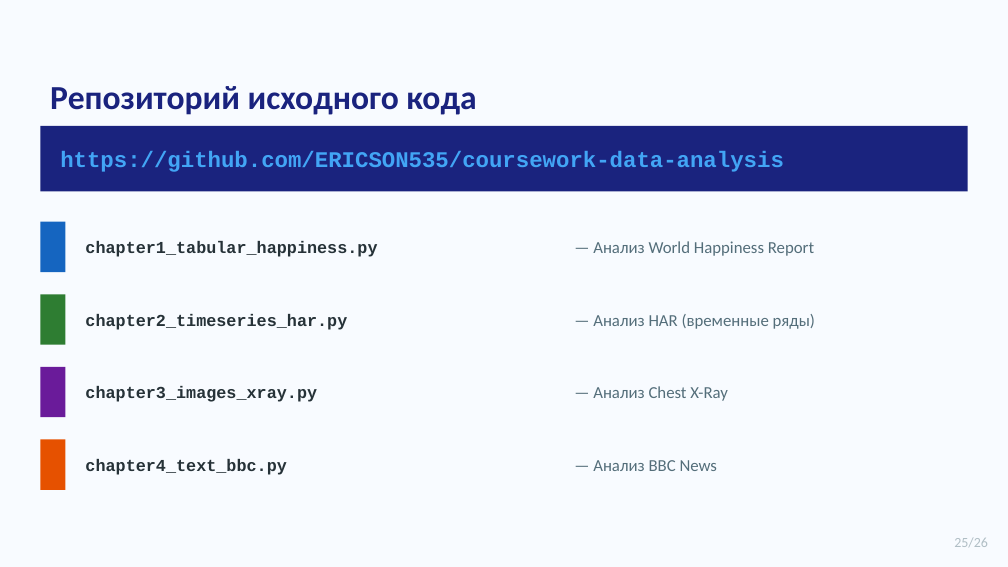
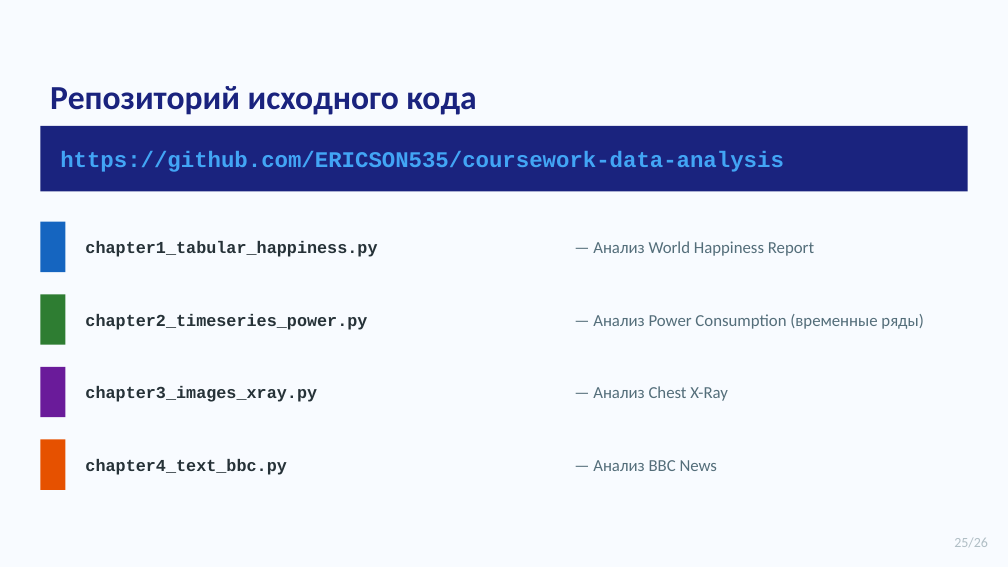
Before and after one commit to ERICSON535/coursework-data-analysis, a slide deck: slide 30 of Prezentaciya_Uryashev_ET103.pptx (slide 25 before the commit). Drawn at 1008x567 pixels with LibreOffice and Linux fonts; fonts in the diff are those of the drawing. Boxes give left, top, right and bottom in pixels: in the first picture for what was removed or moved away, otherwise in the second. Text is boxed around its words. In the diff, an @@ line names an element or a change of style, - is before the commit and + after.

```diff
--- a/Prezentaciya_Uryashev_ET103.pptx
+++ b/Prezentaciya_Uryashev_ET103.pptx
@@ text at box(85, 314, 367, 330): text changed @@
-chapter2_timeseries_har.py
+chapter2_timeseries_power.py
@@ text at box(593, 314, 923, 329): text changed @@
-— Анализ HAR (временные ряды)
+— Анализ Power Consumption (временные ряды)
```
Also in this commit, not shown: 9 other slides changed, 5 slides added, 3 other files.
